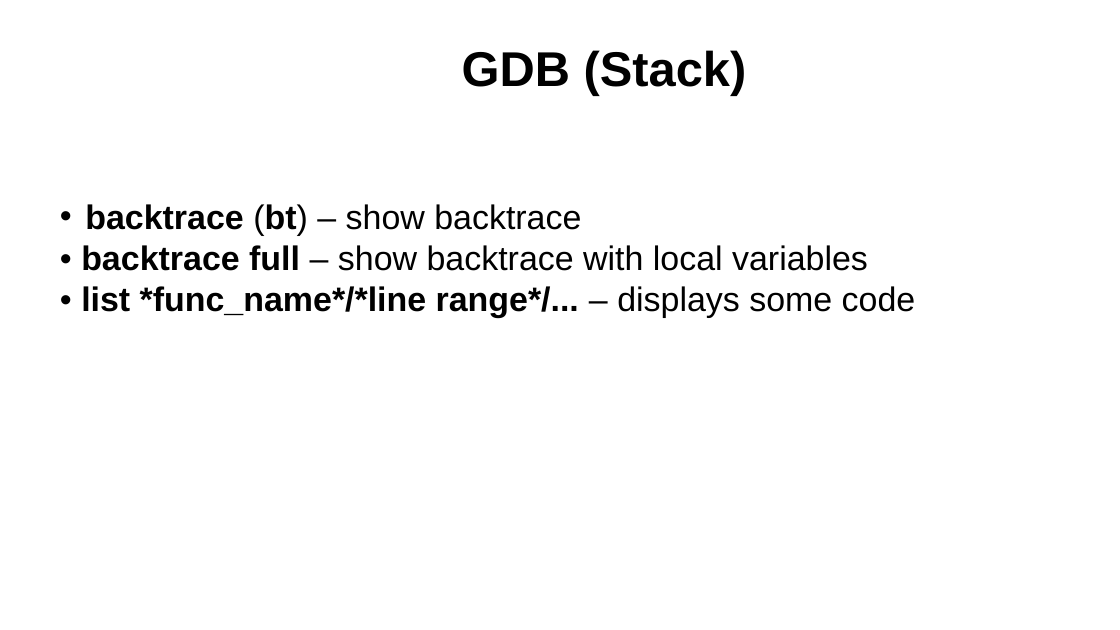
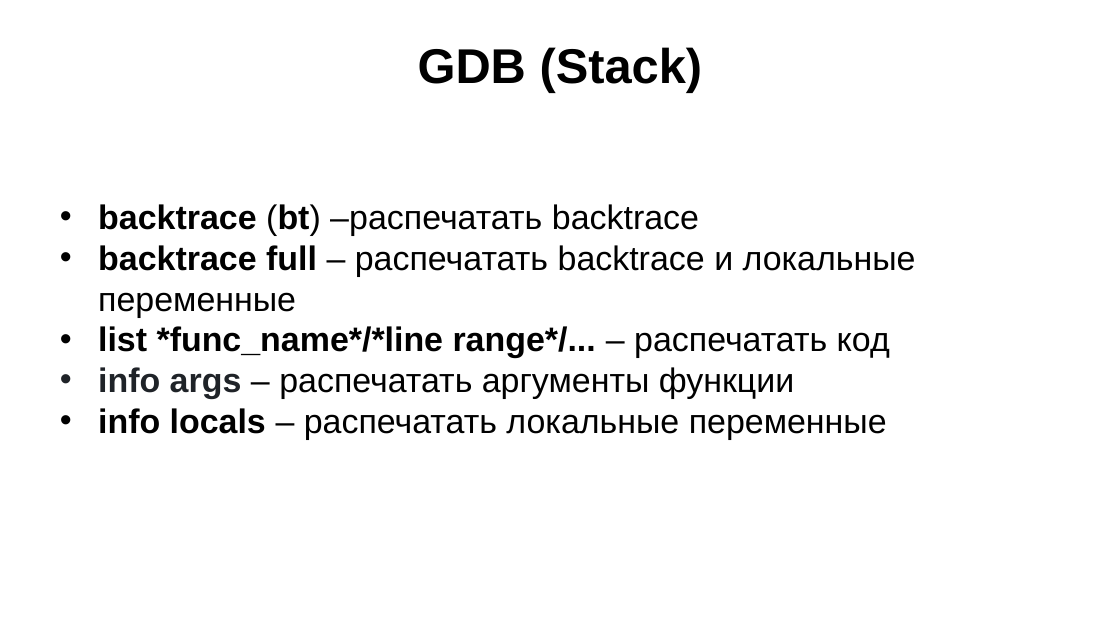
Before and after one commit to kostya2709/CAOS_seminars, a slide deck: slide 7 of sem_1_tools/presentations/Семинар_1_tools.pptx (slide 6 before the commit). Drawn at 1120x630 pixels with LibreOffice and Linux fonts; fonts in the diff are those of the drawing. Boxes give left, top, right and bottom in pixels: in the first picture for what was removed or moved away, otherwise in the second. Text is boxed around its words. In the diff, an @@ line names an element or a change of style, - is before the commit and + after.

```diff
--- a/sem_1_tools/presentations/Семинар_1_tools.pptx
+++ b/sem_1_tools/presentations/Семинар_1_tools.pptx
@@ title "GDB (Stack)": place and size @@
-title "GDB (Stack)" at <box>462,50,747,95</box>
+title "GDB (Stack)" at <box>418,47,703,92</box>
@@ text at <box>98,204,916,440</box>: text changed @@
-• backtrace (bt) – show backtrace
-• backtrace full – show backtrace with local variables
-• list *func_name*/*line range*/... – displays some code
+• backtrace (bt) –распечатать backtrace
+• backtrace full – распечатать backtrace и локальные переменные
+• list *func_name*/*line range*/... – распечатать код
+• info args – распечатать аргументы функции
+• info locals – распечатать локальные переменные
```
Also in this commit, not shown: 8 other slides changed, 3 slides added, 3 other files.
